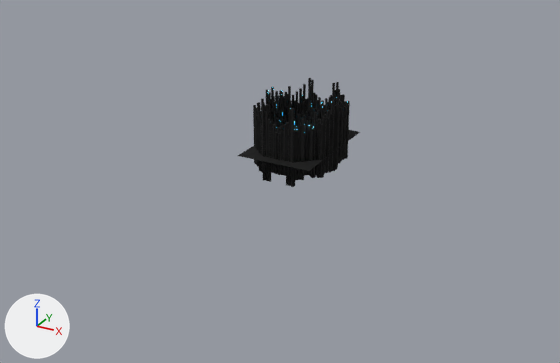
The glTF model public/models/pong.glb: old version first, new version second.
Rendered twice from a 50 mm lens placed at (240.0, -468.0, 188.0), pointed at (-8.0, -18.0, -37.0). Lighting does not change. The marker at lower left points along +X, +Y and +Z. Where no turn or scale is listed for an object, it has been applied to the vertices. Vertices at the same position are counted once.
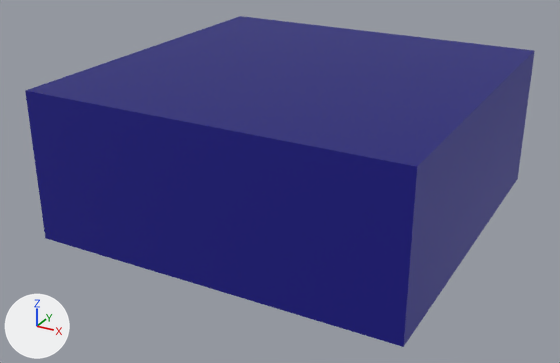
Where the change shows, as pixel boxes [x1, y1, x2, y2] in the pictures (560 x 363 px):
'Cube', reshaped: before [238, 78, 360, 187]; after [25, 16, 535, 347]
part 1 of me_cube_003, added (blue): after [25, 16, 535, 347]

Patch to the scene script:
```diff
--- a/public/models/pong.glb.py
+++ b/public/models/pong.glb.py
@@ mat_pillartop @@
+mat_pillartop = principled_material('PillarTop')
+mat_pillartop.base_color = (0.0, 0.0, 0.0)  # black #000000
@@ mat_material_007 @@
+mat_material_007 = principled_material('Material.007')
+mat_material_007.base_color = (0.00507, 0.00524, 0.00524)  # black #101010
@@ mat_skyneon @@
+mat_skyneon = principled_material('SkyNeon')
+mat_skyneon.base_color = (0.00353, 0.00259, 0.092)  # dark blue #0c0956
+mat_skyneon.emission_color = (0.00204, 0.0016, 0.0798)  # dark blue #070550
+mat_skyneon.emission_strength = 1.0
@@ mat_whiteneon @@
+mat_whiteneon = principled_material('WhiteNeon')
+mat_whiteneon.base_color = (0.8, 0.8, 0.8)  # white #e7e7e7
+mat_whiteneon.emission_strength = 5.0
@@ me_cube_003 @@
 me_cube_003.from_pydata(...)  # 10021 vertices, 15736 faces; spans x -28.2..28.2, y -42.9..42.9, z -30.0..26.5
 # used by ob_cube; location = (0.0, 0.0, 0.0)
+# me_cube_003 part 1: a new loose piece, a box spanning x -130.1..130.1, y -130.1..130.1, z -62.1..43.3, in mat_skyneon (dark blue #0c0956)
 me_cube_003.materials.append(mat_material_001)
 me_cube_003.materials.append(mat_neon)
+me_cube_003.materials.append(mat_material_007)  # black #101010
+me_cube_003.materials.append(mat_pillartop)  # black #000000
+me_cube_003.materials.append(mat_whiteneon)  # white #e7e7e7
+me_cube_003.materials.append(mat_skyneon)  # dark blue #0c0956
```
